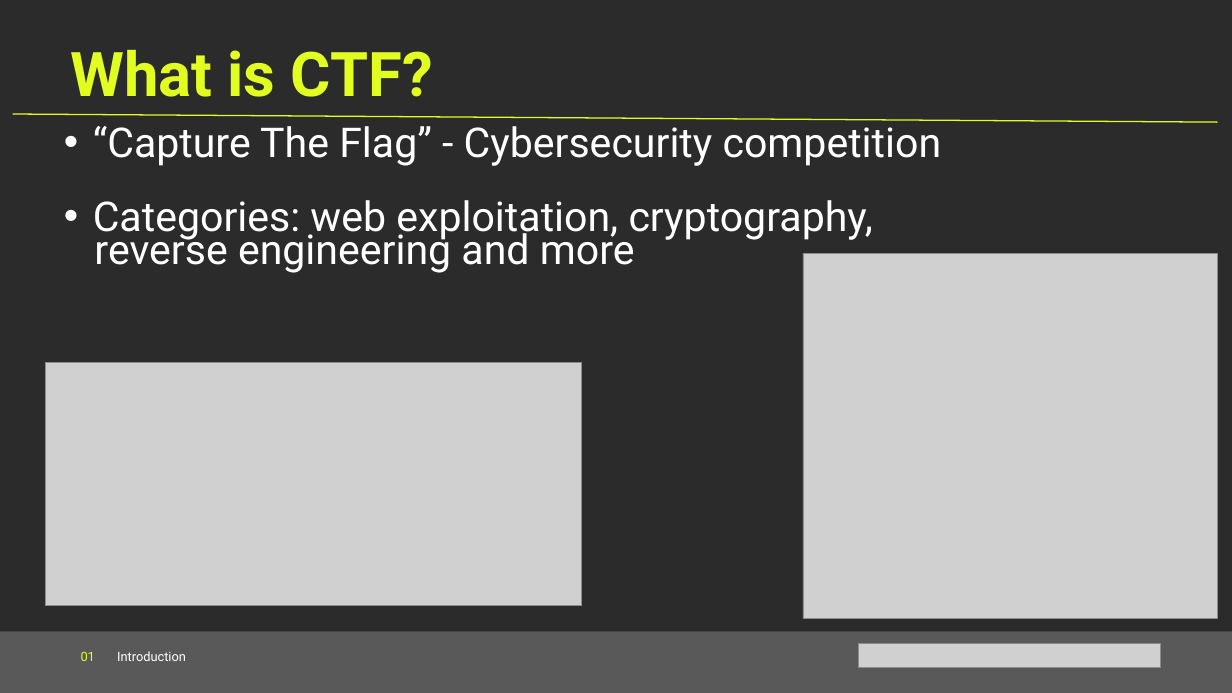
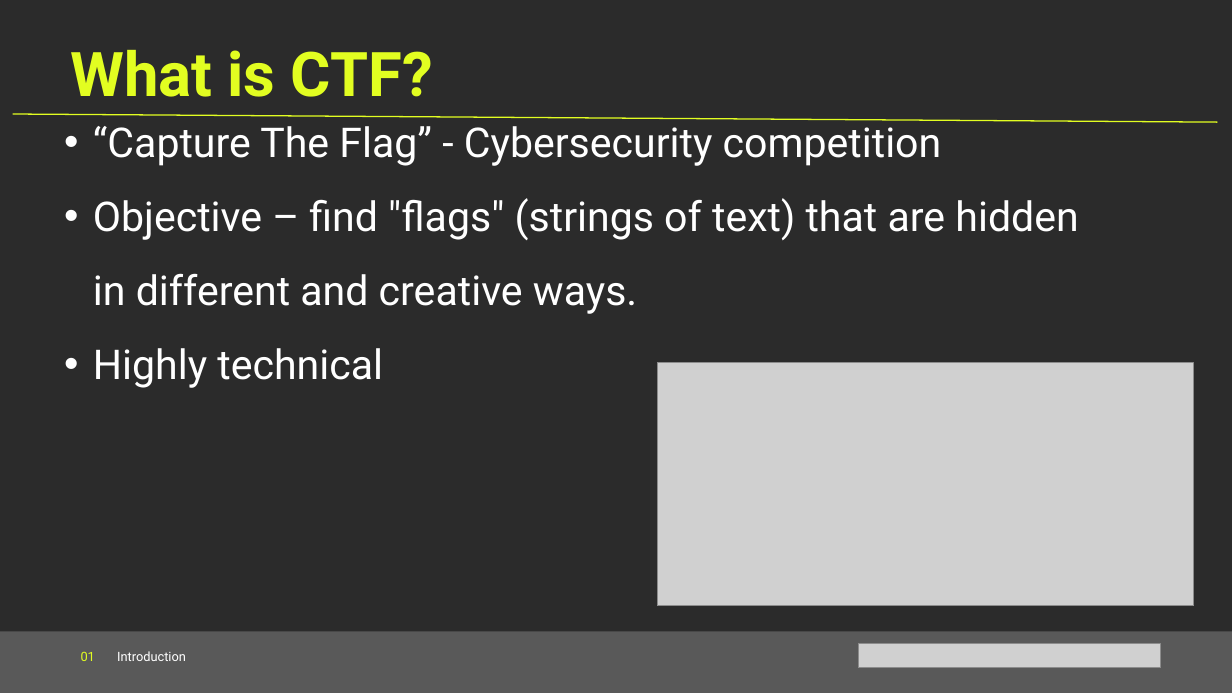
Before and after one commit to Cyanivde/technion-ctf, a slide deck: slide 2 of files/introduction.pptx. Drawn at 1232x693 pixels with LibreOffice and Linux fonts; fonts in the diff are those of the drawing; grey boxes stand for pictures; background and template pictures are left out; a plain dark background stands for a picture behind light text. Boxes give left, top, right and bottom in pixels: in the first picture for what was removed or moved away, otherwise in the second. Text is boxed around its words. In the diff, an @@ line names an element or a change of style, - is before the commit and + after.

```diff
--- a/files/introduction.pptx
+++ b/files/introduction.pptx
@@ text at box(93, 198, 1078, 388): text changed @@
-• Categories: web exploitation, cryptography,
-reverse engineering and more
+• Objective – find "flags" (strings of text) that are hidden in different and creative ways.
+• Highly technical
@@ picture removed at box(803, 253, 1218, 618) @@
@@ picture: place and size @@
-picture at box(45, 363, 582, 606)
+picture at box(657, 363, 1194, 606)
```
Also in this commit, not shown: 6 other slides changed, 13 slides added, 2 other files.
